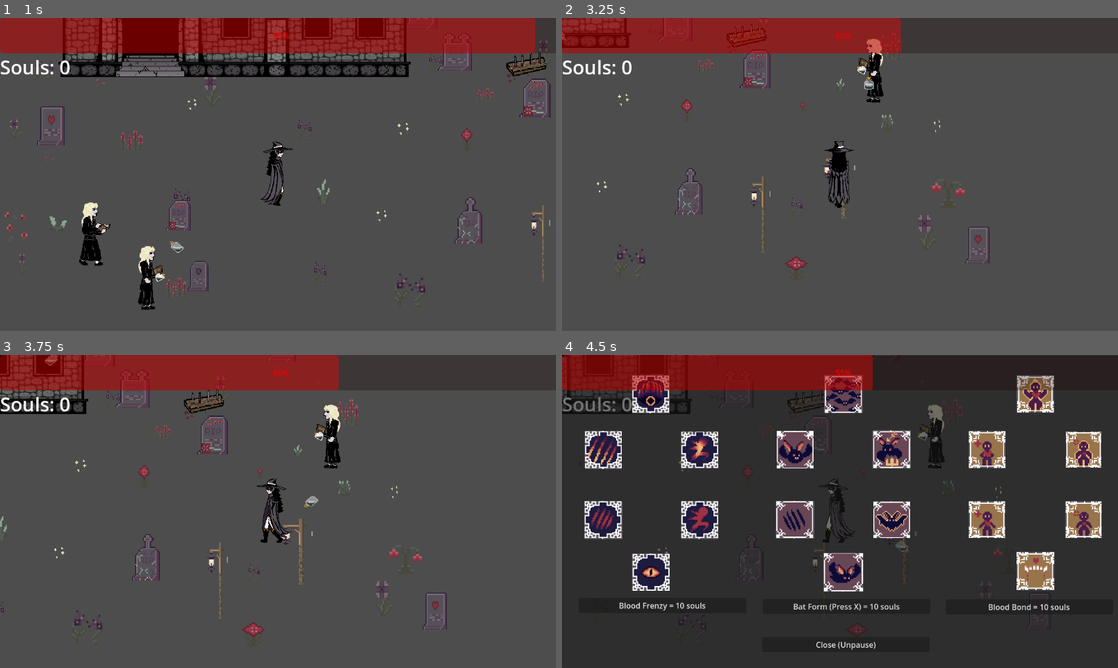
Above: before the commit, frames 1-4 (two rows, left to right).
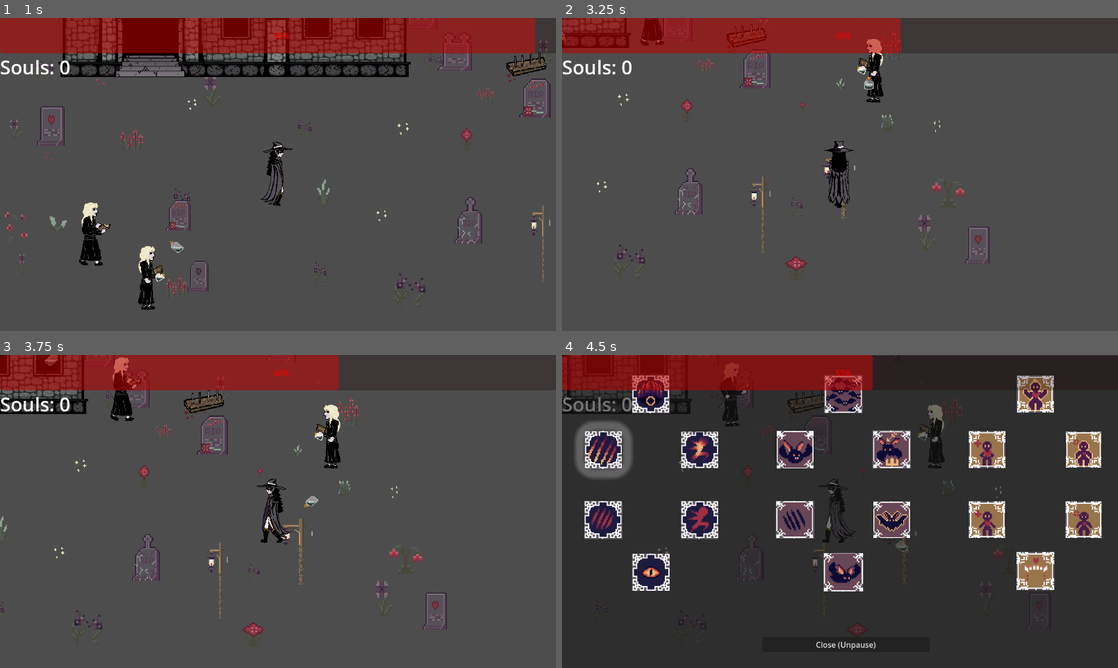
Above: after the commit, the same moments.

Repository: minakaragoz/Blood_Reign
Game: Godot game, scene res://Levels/church_level.tscn
The game is run twice, just before and just after one commit, with the same random seed, the same clock (stepped at 60 frames per second) and the same inputs. This scene is started directly instead of the project's main scene. Sound files missing from this copy of the repository are replaced by a short silence.
Inputs (mouse positions are in pixels of both pictures, inside the frame that each line leads up to):
- Up to frame 1 (1 s): move the mouse to (400, 158) at 0.52 s; hold Right (ui_right) from 0.53 s (still down); tap X (bat_form) at 0.6 s; click (400, 158) at 0.67 s; tap Space (bite) at 0.8 s
- Up to frame 2 (3.25 s): move the mouse to (728, 190) at 1.27 s; release Right (ui_right) at 1.28 s; hold Down (ui_down) 1.28-2.03 s; tap Space (bite) at 1.35 s; tap C (claw) at 1.55, 2.1 s; move the mouse to (895, 105) at 2.02 s; hold Right (ui_right) 2.03-2.78 s; tap Shift (dash) at 2.3, 2.85 s; move the mouse to (812, 237) at 2.77 s; hold Up (ui_up) from 2.78 s (still down); click (812, 237) at 2.92 s; tap X (bat_form) at 3.05 s
- Up to frame 3 (3.75 s): move the mouse to (444, 558) at 3.52 s; release Up (ui_up) at 3.53 s; hold Left (ui_left) from 3.53 s (still down); tap X (bat_form) at 3.6 s
- Up to frame 4 (4.5 s): tap Space (bite) at 3.8 s; tap Z (skillTree) at 4.15 s; release Left (ui_left) at 4.25 s; click (600, 448) at 4.27 s

Frame 1 is identical in both runs. In frame 2, 0.2% of the frame differs, in the area x 14-19%, y 0-9%; in frame 3, 0.5%; in frame 4, 1.6%, in the area x 2-92%, y 2-82%.

Commit message:
Added music and ability buttons in the skill tree

Diff:
--- a/Levels/Level1(Trial).tscn
+++ b/Levels/Level1(Trial).tscn
@@ -9,6 +9,7 @@
 [ext_resource type="PackedScene" uid="uid://6sdioymgr8o0" path="res://spikeTrap.tscn" id="8_gx4jg"]
 [ext_resource type="PackedScene" uid="uid://bhdc16wy3d62j" path="res://Traps/bombTrap.tscn" id="8_h4kwq"]
 [ext_resource type="Texture2D" uid="uid://ct8nfdwpcg1eh" path="res://Traps/plank_trap1.png" id="9_h4kwq"]
+[ext_resource type="AudioStream" uid="uid://dq56a4f3rp4b1" path="res://sounds/level music curse me.wav" id="10_gx4jg"]
 
 [sub_resource type="LabelSettings" id="LabelSettings_0eokr"]
 font_size = 40
@@ -28,7 +29,7 @@
 [sub_resource type="RectangleShape2D" id="RectangleShape2D_vy4eu"]
 size = Vector2(108.44, 4.1)
 
-[node name="Node2D" type="Node2D"]
+[node name="Node2D2" type="Node2D"]
 position = Vector2(-118, -41)
 script = ExtResource("1_io6nn")
 
@@ -155,3 +156,7 @@
 [node name="BearTrap4" parent="." instance=ExtResource("7_vty67")]
 position = Vector2(-1695, 221)
 scale = Vector2(3.12, 3.12)
+
+[node name="AudioStreamPlayer2D" type="AudioStreamPlayer2D" parent="."]
+stream = ExtResource("10_gx4jg")
+autoplay = true
--- a/Levels/church_level.tscn
+++ b/Levels/church_level.tscn
@@ -7,6 +7,7 @@
 [ext_resource type="PackedScene" uid="uid://bmuyw10r65ec7" path="res://test_floor_chuch.tscn" id="5_6f8xj"]
 [ext_resource type="PackedScene" uid="uid://dvrqrim3rhvb7" path="res://Traps/bearTrap.tscn" id="6_8onno"]
 [ext_resource type="PackedScene" uid="uid://6sdioymgr8o0" path="res://spikeTrap.tscn" id="7_ojf52"]
+[ext_resource type="AudioStream" uid="uid://b0jcrbp125r6i" path="res://sounds/Copy of old-church-bell.wav" id="8_nudri"]
 
 [sub_resource type="LabelSettings" id="LabelSettings_eicmj"]
 font_size = 40
@@ -118,3 +119,7 @@
 [node name="Node2D" parent="." instance=ExtResource("7_ojf52")]
 position = Vector2(1186, 194)
 scale = Vector2(5.4, 5.4)
+
+[node name="AudioStreamPlayer2D" type="AudioStreamPlayer2D" parent="."]
+stream = ExtResource("8_nudri")
+autoplay = true
--- a/Levels/level_1(trial).gd
+++ b/Levels/level_1(trial).gd
@@ -5,6 +5,7 @@
 @onready var skill_tree = $CanvasLayer/SkillTreeUI
 @export var max_enemies := 30
 func _ready():
+	$AudioStreamPlayer2D.finished.connect(func():$AudioStreamPlayer2D.play())
 	skill_tree.skill_purchased.connect(_on_skill_purchased)
 	spawn_enemy(_get_random_spawn_pos())
 	spawn_enemy(_get_random_spawn_pos())
--- a/SkillTreeUI.tscn
+++ b/SkillTreeUI.tscn
@@ -38,10 +38,11 @@
 
 [node name="BloodFrenzy" type="Button" parent="Panel"]
 layout_mode = 2
-offset_left = 35.0
-offset_top = 502.0
-offset_right = 382.0
-offset_bottom = 533.0
+offset_left = 146.0
+offset_top = 410.0
+offset_right = 493.0
+offset_bottom = 441.0
+scale = Vector2(0.2, 2.44)
 text = "Blood Frenzy = 10 souls"
 
 [node name="CloseButton" type="Button" parent="Panel"]
@@ -54,18 +55,20 @@
 
 [node name="BatForm" type="Button" parent="Panel"]
 layout_mode = 2
-offset_left = 416.0
-offset_top = 504.0
-offset_right = 763.0
-offset_bottom = 535.0
+offset_left = 542.0
+offset_top = 408.0
+offset_right = 771.0
+offset_bottom = 439.0
+scale = Vector2(0.360005, 2.64002)
 text = "Bat Form (Press X) = 10 souls"
 
 [node name="BloodBond" type="Button" parent="Panel"]
 layout_mode = 2
-offset_left = 795.0
-offset_top = 505.0
-offset_right = 1142.0
-offset_bottom = 536.0
+offset_left = 942.0
+offset_top = 407.0
+offset_right = 1131.0
+offset_bottom = 438.0
+scale = Vector2(0.400005, 2.44)
 text = "Blood Bond = 10 souls"
 
 [node name="bat_base" type="Sprite2D" parent="Panel"]
@@ -157,3 +160,138 @@
 position = Vector2(980.625, 79.725)
 scale = Vector2(0.35, 0.35)
 texture = ExtResource("19_4ukvr")
+
+[node name="BestClaw" type="Button" parent="Panel"]
+z_index = -1
+layout_mode = 0
+offset_left = 47.0
+offset_top = 156.0
+offset_right = 55.0
+offset_bottom = 164.0
+scale = Vector2(9.84, 9.84)
+
+[node name="BetterClaw" type="Button" parent="Panel"]
+z_index = -1
+layout_mode = 0
+offset_left = 47.0
+offset_top = 301.0
+offset_right = 55.0
+offset_bottom = 309.0
+scale = Vector2(9.72, 9.72)
+
+[node name="BetterDash" type="Button" parent="Panel"]
+z_index = -1
+layout_mode = 0
+offset_left = 246.0
+offset_top = 300.0
+offset_right = 254.0
+offset_bottom = 308.0
+scale = Vector2(9.88, 9.88)
+
+[node name="BestDash" type="Button" parent="Panel"]
+z_index = -1
+layout_mode = 0
+offset_left = 247.0
+offset_top = 157.0
+offset_right = 255.0
+offset_bottom = 165.0
+scale = Vector2(9.68491, 9.6)
+
+[node name="Max_Frenzy" type="Button" parent="Panel"]
+z_index = -1
+layout_mode = 0
+offset_left = 144.0
+offset_top = 40.0
+offset_right = 152.0
+offset_bottom = 48.0
+scale = Vector2(9.84, 9.84)
+
+[node name="Max_Bat" type="Button" parent="Panel"]
+z_index = -1
+layout_mode = 0
+offset_left = 546.0
+offset_top = 43.0
+offset_right = 554.0
+offset_bottom = 51.0
+scale = Vector2(9.6, 9.6)
+
+[node name="BatBite" type="Button" parent="Panel"]
+z_index = -1
+layout_mode = 0
+offset_left = 441.0
+offset_top = 154.0
+offset_right = 449.0
+offset_bottom = 162.0
+scale = Vector2(10.1637, 10.0821)
+
+[node name="BatClaw" type="Button" parent="Panel"]
+z_index = -1
+layout_mode = 0
+offset_left = 446.0
+offset_top = 302.0
+offset_right = 454.0
+offset_bottom = 310.0
+scale = Vector2(9.24, 9.24)
+
+[node name="BatMelee" type="Button" parent="Panel"]
+z_index = -1
+layout_mode = 0
+offset_left = 648.0
+offset_top = 158.0
+offset_right = 656.0
+offset_bottom = 166.0
+scale = Vector2(9.16, 9.16)
+
+[node name="BatIframes" type="Button" parent="Panel"]
+z_index = -1
+layout_mode = 0
+offset_left = 646.0
+offset_top = 302.0
+offset_right = 654.0
+offset_bottom = 310.0
+scale = Vector2(9.49071, 9.52)
+
+[node name="SecondTank" type="Button" parent="Panel"]
+z_index = -1
+layout_mode = 0
+offset_left = 844.0
+offset_top = 302.0
+offset_right = 852.0
+offset_bottom = 310.0
+scale = Vector2(9.4, 9.64124)
+
+[node name="ThirdTank" type="Button" parent="Panel"]
+z_index = -1
+layout_mode = 0
+offset_left = 844.0
+offset_top = 154.0
+offset_right = 852.0
+offset_bottom = 162.0
+scale = Vector2(9.4208, 9.91087)
+
+[node name="SecondDPS" type="Button" parent="Panel"]
+z_index = -1
+layout_mode = 0
+offset_left = 1043.0
+offset_top = 302.0
+offset_right = 1051.0
+offset_bottom = 310.0
+scale = Vector2(9.36, 9.36)
+
+[node name="ThirdDPS" type="Button" parent="Panel"]
+z_index = -1
+layout_mode = 0
+offset_left = 1045.0
+offset_top = 159.0
+offset_right = 1053.0
+offset_bottom = 167.0
+scale = Vector2(8.96, 8.96)
+
+[node name="Max_Bond" type="Button" parent="Panel"]
+z_index = -1
+layout_mode = 0
+offset_left = 943.0
+offset_top = 41.0
+offset_right = 951.0
+offset_bottom = 49.0
+scale = Vector2(9.4, 9.4)
--- a/characters/player(trial).gd
+++ b/characters/player(trial).gd
@@ -65,7 +65,7 @@
 @export var bite_cooldown := 1.25
 var bite_timer := 0.0
 
-@onready var blood_meter = get_tree().root.get_node("/root/Node2D/CanvasLayer/ProgressBar")
+@onready var blood_meter = get_parent().get_node("CanvasLayer/ProgressBar")
 
 
 @export var base_max_allies := 1
@@ -97,6 +97,8 @@
 
 func _ready():
 	# Hide attack sprites initially
+	if blood_meter == null:
+		push_warning("Blood meter node not found!")
 	sprite_bat.visible = false
 	bite_sprite.visible = false
 	bite_sprite.animation_finished.connect(_on_bite_animation_finished)
--- a/chuch_level.gd
+++ b/chuch_level.gd
@@ -1,59 +1,98 @@
 extends Node2D
+
 @onready var win_label = $CanvasLayer/WinLabel
 @onready var enemy_scene = preload("res://characters/Priest.tscn")
 @onready var kill_label = $CanvasLayer/SoulCounter
 @onready var skill_tree = $CanvasLayer/SkillTreeUI
-@export var max_enemies := 60
+
+@export var max_enemies := 20
+
+# HARD LOCK to prevent double transitions
+var transitioning := false
 
 
 func _ready():
+	# Reset state when level loads
+	GlobalData.kill_count = 0
+	transitioning = false
+	$AudioStreamPlayer2D.finished.connect(func():$AudioStreamPlayer2D.play())
+
+
 	_update_kill_label()
 	skill_tree.skill_purchased.connect(_on_skill_purchased)
-	spawn_enemy(_get_random_spawn_pos())
-	spawn_enemy(_get_random_spawn_pos())
-	spawn_enemy(_get_random_spawn_pos())
-	spawn_enemy(_get_random_spawn_pos())
-	spawn_enemy(_get_random_spawn_pos())
-	spawn_enemy(_get_random_spawn_pos())
 	skill_tree.visible = false
-	var player = get_node("Player(Trial)")  # player node
+
+	# Initial spawns
+	for i in range(7):
+		spawn_enemy(_get_random_spawn_pos())
+
+	# Optional: cache player if needed later
+	var player = get_node("Player(Trial)")
 
 
 func spawn_enemy(pos: Vector2):
+	if transitioning:
+		return
+
 	var enemy = enemy_scene.instantiate()
 	add_child(enemy)
 	enemy.position = pos
 
+	# Connect death signal safely
+	if enemy.has_signal("enemy_died"):
+		enemy.enemy_died.connect(_on_enemy_died)
+
 
 func _get_random_spawn_pos() -> Vector2:
-	return Vector2(randf_range(-2200, 2200), randf_range(-1200, 1200))
+	return Vector2(
+		randf_range(-2200, 2200),
+		randf_range(-1200, 1200)
+	)
+
 
 func _on_enemy_died():
+	if transitioning:
+		return
+
 	GlobalData.kill_count += 1
 	_update_kill_label()
-	call_deferred("spawn_enemy", _get_random_spawn_pos())
-	call_deferred("spawn_enemy", _get_random_spawn_pos())
+	print("Kill count:", GlobalData.kill_count)
+
+	# === FINAL BOSS TRIGGER ===
 	if GlobalData.kill_count >= max_enemies:
+		transitioning = true
+		print("FINAL BOSS TRIGGERED")
+
 		var tree := get_tree()
 		if tree == null:
 			return
 
-		# Safely free remaining enemies
+		# Freeze & remove all remaining enemies safely
 		for e in tree.get_nodes_in_group("enemies"):
 			if is_instance_valid(e):
+				e.set_process(false)
+				e.set_physics_process(false)
 				e.call_deferred("queue_free")
 
-		# Change scene deferred to avoid tree teardown crash
+		# Change to final boss scene (once)
 		tree.call_deferred(
 			"change_scene_to_file",
-			"res://Levels/church_level.tscn"
+			"res://final_level.tscn"
 		)
+		return
+
+	# Spawn replacement enemy ONLY if under max
+	call_deferred("spawn_enemy", _get_random_spawn_pos())
+
+
 func _update_kill_label():
 	kill_label.text = "Souls: %d" % GlobalData.kill_count
 
+
 func _process(_delta):
-	if Input.is_action_just_pressed("skillTree"): # for example, Z
+	if Input.is_action_just_pressed("skillTree"):
 		_toggle_skill_tree()
+
 
 func _toggle_skill_tree():
 	if skill_tree.visible:
@@ -62,6 +101,8 @@
 	else:
 		skill_tree.visible = true
 		get_tree().paused = true
+
+
 func _on_skill_purchased(skill_name: String, cost: int):
 	if GlobalData.kill_count >= cost and !GlobalData.purchased_skills[skill_name]:
 		GlobalData.kill_count -= cost
@@ -69,12 +110,16 @@
 		_update_kill_label()
 	else:
 		print("Not enough souls or already owned")
+
+
 func _win_game():
 	print("You Win!")
 	win_label.text = "YOU WIN!"
 	win_label.visible = true
 	get_tree().paused = true
+
+
 func _on_player_died():
-		for key in GlobalData.purchased_skills.keys():
-			GlobalData.purchased_skills[key] = false
-		get_tree().change_scene_to_file("res://DeathScreen.tscn")
+	for key in GlobalData.purchased_skills.keys():
+		GlobalData.purchased_skills[key] = false
+	get_tree().change_scene_to_file("res://DeathScreen.tscn")
--- a/final_level.gd
+++ b/final_level.gd
@@ -5,6 +5,7 @@
 
 
 func _ready():
+	$Music.finished.connect(func():$Music.play())
 	_update_kill_label()
 	skill_tree.skill_purchased.connect(_on_skill_purchased)
 	skill_tree.visible = false
--- a/final_level.tscn
+++ b/final_level.tscn
@@ -7,6 +7,8 @@
 [ext_resource type="PackedScene" uid="uid://diixqs4gcxxbg" path="res://final_boss.tscn" id="5_p6h35"]
 [ext_resource type="Script" uid="uid://tdydnqeamubo" path="res://Levels/blood_flash.gd" id="6_6uicv"]
 [ext_resource type="PackedScene" uid="uid://rw7cajydbe30" path="res://SkillTreeUI.tscn" id="7_p6h35"]
+[ext_resource type="AudioStream" uid="uid://beugariy2ndl3" path="res://sounds/Copy of level music halloween-drums.wav" id="8_p6h35"]
+[ext_resource type="AudioStream" uid="uid://cnasxosbhyuc5" path="res://sounds/evil laugh.wav" id="9_0wel0"]
 
 [sub_resource type="LabelSettings" id="LabelSettings_0wel0"]
 font_size = 40
@@ -149,3 +151,11 @@
 position = Vector2(138, 1578)
 scale = Vector2(50, 50)
 shape = SubResource("RectangleShape2D_0wel0")
+
+[node name="Music" type="AudioStreamPlayer2D" parent="."]
+stream = ExtResource("8_p6h35")
+autoplay = true
+
+[node name="AudioStreamPlayer2D" type="AudioStreamPlayer2D" parent="."]
+stream = ExtResource("9_0wel0")
+autoplay = true
--- a/global_data.gd
+++ b/global_data.gd
@@ -7,13 +7,13 @@
 # skills reset on death
 var purchased_skills = {
 	"blood_frenzy": false, # base skill blood frenzy
-	"blood_bond": true,   # base skill blood bond
+	"blood_bond": false,   # base skill blood bond
 	"bat_form": false,     # base skill bat form
 
 	"blood_frenzy_better_claw": false, #faster claw attack by 10%, more blood lose by 4%
 	"blood_frenzy_best_claw": false,   #faster claw attack by 20%, blood packets restore 15% more health, more blood loss by 6%
 	"blood_frenzy_better_dash": false, #dashign does 25% more damage, costs 10% more blood
-	"blood_frenzy_best_dash": false,   #dash kills any enemy under 35 health, dash costs 5% more blood
+	"blood_frenzy_best_dash": false,  #dash kills any enemy under 35 health, dash costs 5% more blood
 	"blood_frenzy_max" : false, #20% faster speed, 15% more damage, 10% less max health, 10% more damage taken
 
 	"blood_bond_second_dps" : false, #have two allies instead of one, ally_attack does 30% more
--- a/skill_tree_ui.gd
+++ b/skill_tree_ui.gd
@@ -10,10 +10,49 @@
 @onready var bat_button = $Panel/BatForm
 @onready var close_button = $Panel/CloseButton
 
+@onready var bestclaw = $Panel/BestClaw
+@onready var betterclaw = $Panel/BetterClaw
+@onready var betterdash = $Panel/BetterDash
+@onready var bestdash = $Panel/BestDash
+@onready var frenzy_max = $Panel/Max_Frenzy
+
+@onready var bat_iframes = $Panel/BatIframes
+@onready var bat_bite = $Panel/BatBite
+@onready var bat_claw = $Panel/BatClaw
+@onready var bat_melee = $Panel/BatMelee
+@onready var bat_max = $Panel/Max_Bat
+
+@onready var second_dps = $Panel/SecondDPS
+@onready var third_dps = $Panel/ThirdDPS
+@onready var second_tank = $Panel/SecondTank
+@onready var third_tank = $Panel/ThirdTank
+@onready var bond_max = $Panel/Max_Bond
+
+
 func _ready():
 	frenzy_button.pressed.connect(func(): emit_signal("skill_purchased", "blood_frenzy", blood_frenzy_cost))
 	bond_button.pressed.connect(func(): emit_signal("skill_purchased", "blood_bond", blood_bond_cost))
 	bat_button.pressed.connect(func(): emit_signal("skill_purchased", "bat_form", bat_form_cost))
+
+	bestclaw.pressed.connect(func(): emit_signal("skill_purchased", "blood_frenzy_best_claw", bat_form_cost))
+	betterclaw.pressed.connect(func(): emit_signal("skill_purchased", "blood_frenzy_better_claw", bat_form_cost))
+	bestdash.pressed.connect(func(): emit_signal("skill_purchased", "blood_frenzy_best_dash", bat_form_cost))
+	betterdash.pressed.connect(func(): emit_signal("skill_purchased", "blood_frenzy_better_dash", bat_form_cost))
+	frenzy_max.pressed.connect(func(): emit_signal("skill_purchased", "blood_frenzy_max", bat_form_cost))
+
+	bat_iframes.pressed.connect(func(): emit_signal("skill_purchased", "bat_iframes", bat_form_cost))
+	bat_bite.pressed.connect(func(): emit_signal("skill_purchased", "bat_bite", bat_form_cost))
+	bat_claw.pressed.connect(func(): emit_signal("skill_purchased", "bat_claw", bat_form_cost))
+	bat_melee.pressed.connect(func(): emit_signal("skill_purchased", "bat_melee", bat_form_cost))
+	bat_max.pressed.connect(func(): emit_signal("skill_purchased", "bat_max", bat_form_cost))
+
+	second_dps.pressed.connect(func(): emit_signal("skill_purchased", "blood_bond_second_dps", blood_bond_cost))
+	third_dps.pressed.connect(func(): emit_signal("skill_purchased", "blood_bond_third_dps", blood_bond_cost))
+	second_tank.pressed.connect(func(): emit_signal("skill_purchased", "blood_bond_second_tank", blood_bond_cost))
+	third_tank.pressed.connect(func(): emit_signal("skill_purchased", "blood_bond_third_tank", blood_bond_cost))
+	bond_max.pressed.connect(func(): emit_signal("skill_purchased", "blood_bond_max", blood_bond_cost))
+
+
 	close_button.pressed.connect(_on_close_pressed)
 
 func _on_close_pressed():
Not shown: 1 places in Levels/Level1(Trial).tscn that only renumber resources
Not shown: 1 places in Levels/church_level.tscn that only renumber resources
Not shown: 1 places in final_level.tscn that only renumber resources
Not shown, added: sounds/1 game over whistle.wav.import
Not shown, added: sounds/Copy of 1 taking damage.mp3.import
Not shown, added: sounds/Copy of kill with bite.wav.import
Not shown, added: sounds/Copy of level music halloween-drums.wav.import
Not shown, added: sounds/Copy of old-church-bell.wav.import
Not shown, added: sounds/claw attack miss.wav.import
Not shown, added: sounds/evil laugh.wav.import
Not shown, added: sounds/level music curse me.wav.import
Not shown, added: sounds/1 game over whistle.wav
(and 7 more such lines)
